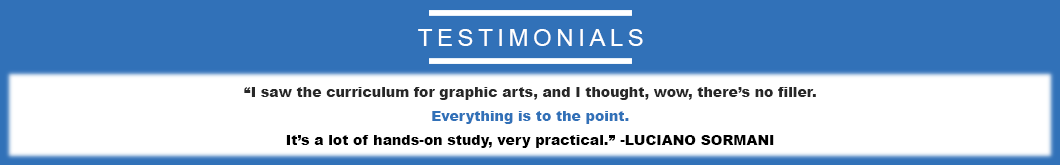
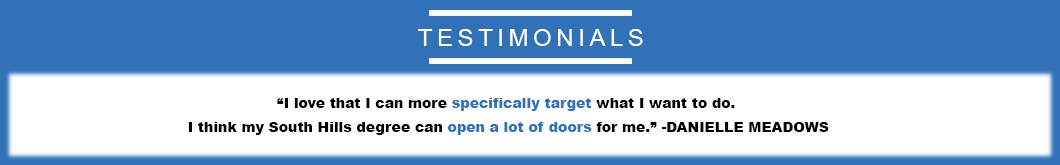
Two versions of the same layered image (1060px x 165px). Layer-by-layer changes:
added layer "“I love that I can more specifically target what I want to do." in group "Mask" over box(188, 98, 829, 135)
renamed "“I saw the curriculum for graphic arts, and I thought, wow, the" to "“I stopped in for an interview at Continental Real Estate. Abou", hid it, painted on it over box(188, 87, 829, 148)
